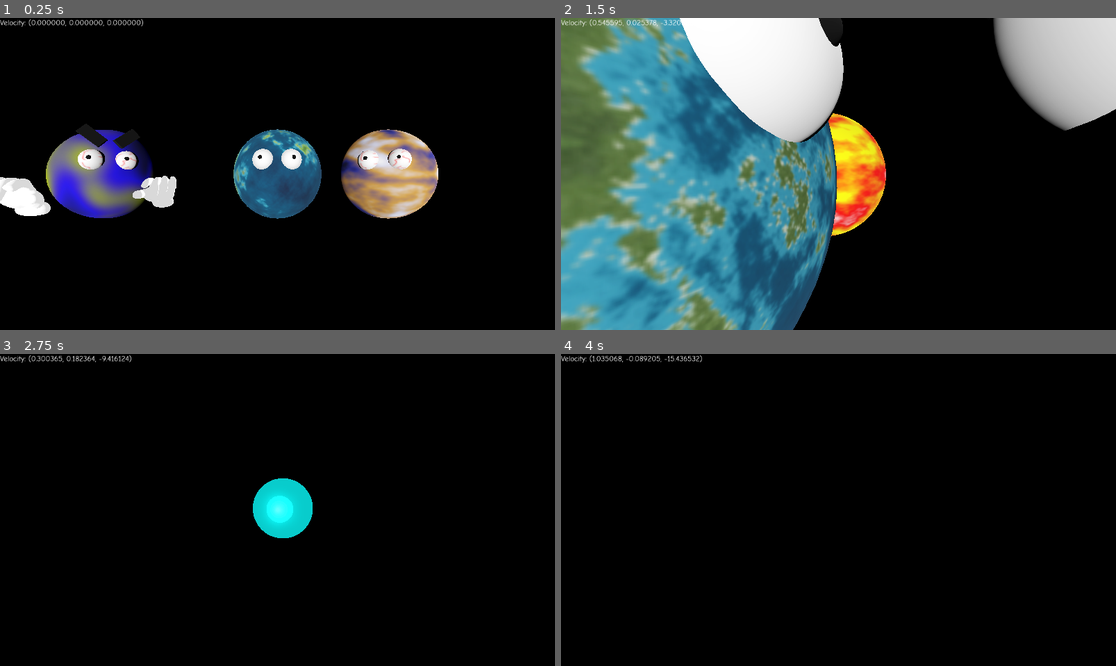
Above: before the commit, frames 1-4 (two rows, left to right).
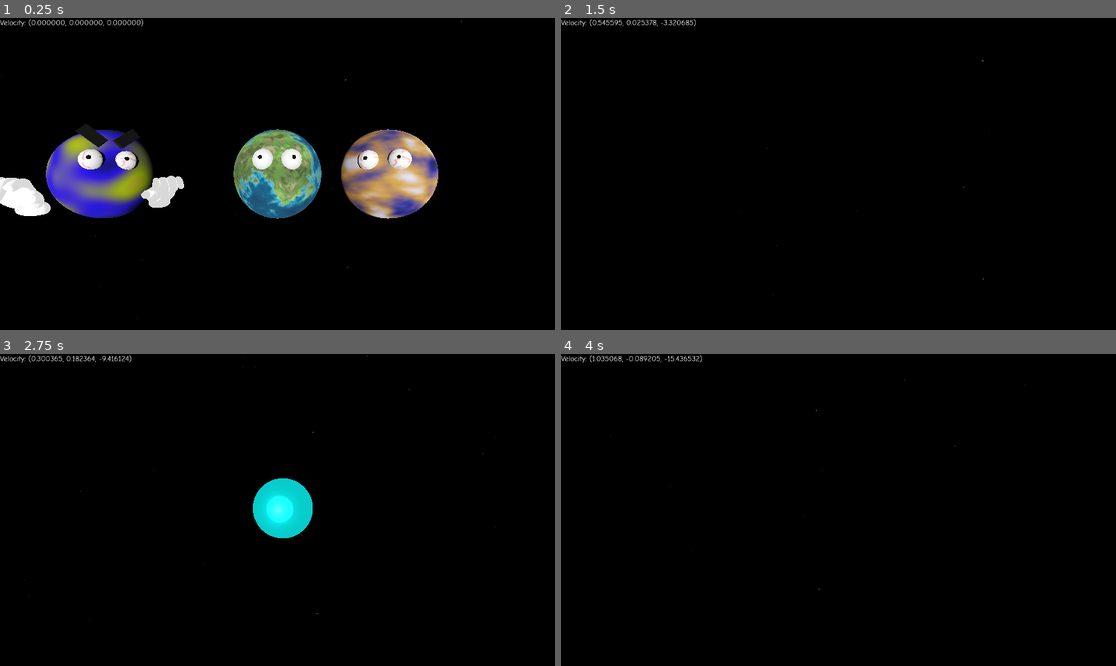
Above: after the commit, the same moments.

Repository: partkyle/godot-sparpg
Game: Godot game, scene res://game.tscn
Two runs of this game, one before a commit and one after it. Both use one fixed random seed, a clock stepped at 60 frames per second and the inputs below.
Inputs (mouse positions are in pixels of both pictures, inside the frame that each line leads up to):
- Up to frame 1 (0.25 s): no input
- Up to frame 2 (1.5 s): move the mouse to (866, 174) at 0.52 s; hold E (accelerate) from 0.53 s (still down); tap F (melee, bound only after the commit) at 0.6 s; move the mouse to (810, 174) at 1.27 s; tap Q (decelerate) at 1.35 s
- Up to frame 3 (2.75 s): keep holding E (accelerate); tap F (melee, bound only after the commit) at 1.55, 2.3 s; move the mouse to (288, 503) at 2.02 s; press the mouse at (288, 503) at 2.03 s
- Up to frame 4 (4 s): keep holding E (accelerate); move the mouse to (832, 516) at 2.77 s; release the mouse at (832, 516) at 2.78 s; tap F (melee, bound only after the commit) at 2.85, 3.6 s; move the mouse to (877, 513) at 3.52 s

The runs differ from the first frame. In frame 1, 7.9% of the frame differs, in the area x 8-84%, y 0-97%; in frame 2, 57%, in the area x 0-100%, y 0-100%; in frame 3, less than 0.1%; in frame 4, less than 0.1%.

Commit message:
multiple changes:
- create scene from hand and migrate sketchfab over to that
- add melee attack
- add sky shader and generate stars

Diff:
--- /dev/null
+++ b/entities/hand/hand.tscn
@@ -0,0 +1,5 @@
+[gd_scene load_steps=2 format=3 uid="uid://ytxhomuqwq3"]
+
+[ext_resource type="PackedScene" uid="uid://0s4pkcqm6vyr" path="res://n64_master_hand_smooth_ver/scene.gltf" id="1_25362"]
+
+[node name="Hand" instance=ExtResource("1_25362")]
--- a/entities/player/player.gd
+++ b/entities/player/player.gd
@@ -2,6 +2,8 @@
 class_name Player
 
 const EPSILON := 0.005
+
+@onready var ray_cast_3d: RayCast3D = $RayCast3D
 
 @export var acceleration_intensity := 5.0
 @export var deceleration_intensity := 5.0
@@ -10,7 +12,14 @@
 @export var stick_rotation_speed := rotation_speed * 2.0
 
 
+func handle_melee():
+	if Input.is_action_just_pressed("melee"):
+		if ray_cast_3d.is_colliding() and ray_cast_3d.get_collider().get_parent() is Planet:
+			global_position = lerp(global_position, ray_cast_3d.get_collision_point(), 0.9)
+
 func _physics_process(delta: float) -> void:
+	handle_melee()
+
 	if Input.is_action_pressed("shoot"):
 		Laser.create(get_tree().root, self.global_position, self.velocity, self.basis)
 
--- /dev/null
+++ b/entities/sky/sky.gdshader
@@ -0,0 +1,12 @@
+shader_type sky;
+
+uniform sampler2D noise: repeat_enable;
+uniform sampler3D noise3: repeat_enable;
+
+uniform float accumulated_offset = 0.0;
+
+void sky() {
+	COLOR = vec3(1.0, 1.0, 0.0) * smoothstep(0.8, 1.0, texture(noise3, EYEDIR + vec3(0.005, 0., 0.)).r);
+	COLOR += vec3(1.0) * smoothstep(0.75, 1.0, texture(noise3, EYEDIR + vec3( 0.015, 0.2, 0.)).r);
+	COLOR += vec3(.2, .2, .6) * smoothstep(0.86, 1.0, texture(noise3, EYEDIR + vec3(-0.025, -0.2, 0.)).r);
+}
--- a/game.tscn
+++ b/game.tscn
@@ -1,25 +1,43 @@
-[gd_scene load_steps=50 format=3 uid="uid://vbpgk5xc4kt2"]
+[gd_scene load_steps=55 format=3 uid="uid://vbpgk5xc4kt2"]
 
 [ext_resource type="Script" uid="uid://4tbts5iaml8k" path="res://entities/planet/planet.gd" id="1_80nbo"]
+[ext_resource type="Shader" uid="uid://cif876ifgykl2" path="res://entities/sky/sky.gdshader" id="1_hve3p"]
 [ext_resource type="Shader" uid="uid://cmonbjnvu1osx" path="res://entities/planet/planet.gdshader" id="2_feb5d"]
 [ext_resource type="Texture2D" uid="uid://cd8jbgjrnw6jo" path="res://entities/planet/assets/TexturesForPlanets-TerrestrialWorldsPack/Terrestrial1.png" id="3_fc0e3"]
 [ext_resource type="Texture2D" uid="uid://b6oyi1p2polxr" path="res://entities/planet/assets/bloodshot-eyes.png" id="4_fc0e3"]
-[ext_resource type="PackedScene" uid="uid://0s4pkcqm6vyr" path="res://n64_master_hand_smooth_ver/scene.gltf" id="4_vef74"]
 [ext_resource type="Script" uid="uid://bmganatsi74u5" path="res://entities/player/player.gd" id="5_7jktm"]
+[ext_resource type="PackedScene" uid="uid://ytxhomuqwq3" path="res://entities/hand/hand.tscn" id="5_hve3p"]
 [ext_resource type="Script" uid="uid://1j332kbulav0" path="res://mouse_handler.gd" id="6_j5wjh"]
 [ext_resource type="Script" uid="uid://cdmhq7sxrmkuv" path="res://ui/ui.gd" id="6_ryrav"]
 [ext_resource type="Theme" uid="uid://cpddxkl67rvai" path="res://ui/ui_theme.tres" id="7_eow3j"]
 
-[sub_resource type="ProceduralSkyMaterial" id="ProceduralSkyMaterial_7jktm"]
-sky_horizon_color = Color(0.662243, 0.671743, 0.686743, 1)
-ground_horizon_color = Color(0.662243, 0.671743, 0.686743, 1)
-
-[sub_resource type="Sky" id="Sky_ryrav"]
-sky_material = SubResource("ProceduralSkyMaterial_7jktm")
-
-[sub_resource type="Environment" id="Environment_eow3j"]
-background_mode = 1
-sky = SubResource("Sky_ryrav")
+[sub_resource type="FastNoiseLite" id="FastNoiseLite_hve3p"]
+
+[sub_resource type="NoiseTexture2D" id="NoiseTexture2D_mfdv2"]
+noise = SubResource("FastNoiseLite_hve3p")
+
+[sub_resource type="FastNoiseLite" id="FastNoiseLite_mfdv2"]
+noise_type = 3
+fractal_octaves = 10
+fractal_lacunarity = 2.9
+fractal_gain = 2.69
+
+[sub_resource type="NoiseTexture3D" id="NoiseTexture3D_iotsf"]
+seamless = true
+noise = SubResource("FastNoiseLite_mfdv2")
+
+[sub_resource type="ShaderMaterial" id="ShaderMaterial_hve3p"]
+shader = ExtResource("1_hve3p")
+shader_parameter/noise = SubResource("NoiseTexture2D_mfdv2")
+shader_parameter/noise3 = SubResource("NoiseTexture3D_iotsf")
+shader_parameter/accumulated_offset = 0.0
+
+[sub_resource type="Sky" id="Sky_lc2xo"]
+sky_material = SubResource("ShaderMaterial_hve3p")
+
+[sub_resource type="Environment" id="Environment_215e1"]
+background_mode = 2
+sky = SubResource("Sky_lc2xo")
 tonemap_mode = 2
 glow_enabled = true
 
@@ -152,7 +170,7 @@
 [node name="Game" type="Node3D"]
 
 [node name="WorldEnvironment" type="WorldEnvironment" parent="."]
-environment = SubResource("Environment_eow3j")
+environment = SubResource("Environment_215e1")
 
 [node name="Planet" type="Node3D" parent="." node_paths=PackedStringArray("player")]
 transform = Transform3D(-0.773403, 0, -0.633914, 0, 1, 0, 0.633914, 0, -0.773403, -1.91784, 0, 1.31947)
@@ -160,7 +178,7 @@
 player = NodePath("../Player")
 
 [node name="MeshInstance3D" type="MeshInstance3D" parent="Planet"]
-transform = Transform3D(0.549528, 0, 0.823917, 0, 1, 0, -0.823917, 0, 0.549528, 0, 0, 0)
+transform = Transform3D(-0.972867, 0, 0.172152, 0, 1, 0, -0.172152, 0, -0.972867, 0, 0, 0)
 mesh = SubResource("SphereMesh_vef74")
 
 [node name="Eyes" type="Node3D" parent="Planet"]
@@ -199,11 +217,11 @@
 [node name="CollisionShape3D" type="CollisionShape3D" parent="Planet/Area3D"]
 shape = SubResource("SphereShape3D_fc0e3")
 
-[node name="Sketchfab_Scene" parent="Planet" instance=ExtResource("4_vef74")]
+[node name="LeftHand" parent="Planet" instance=ExtResource("5_hve3p")]
+transform = Transform3D(0.32998, 2.88477e-08, -0.00366297, -2.88495e-08, 0.33, 3.75323e-17, -0.00366297, -3.20224e-10, -0.32998, -0.379856, -0.45235, -0.813058)
+
+[node name="RightHand" parent="Planet" instance=ExtResource("5_hve3p")]
 transform = Transform3D(-0.318866, 0, 0.0849986, 0, 0.33, 0, -0.0849986, 0, -0.318866, 0.513393, -0.45235, -0.620689)
-
-[node name="Sketchfab_Scene2" parent="Planet" instance=ExtResource("4_vef74")]
-transform = Transform3D(0.318866, 0, 0.0849986, 0, 0.33, 0, 0.0849986, 0, -0.318866, -0.379856, -0.45235, -0.813057)
 
 [node name="Planet2" type="Node3D" parent="." node_paths=PackedStringArray("player")]
 transform = Transform3D(-1, 0, -8.74228e-08, 0, 1, 0, 8.74228e-08, 0, -1, 0, 0, 1.32246)
@@ -211,7 +229,7 @@
 player = NodePath("../Player")
 
 [node name="MeshInstance3D" type="MeshInstance3D" parent="Planet2"]
-transform = Transform3D(0.549528, 0, 0.823917, 0, 1, 0, -0.823917, 0, 0.549528, 0, 0, 0)
+transform = Transform3D(-0.972867, 0, 0.172152, 0, 1, 0, -0.172152, 0, -0.972867, 0, 0, 0)
 mesh = SubResource("SphereMesh_mfdv2")
 
 [node name="Eyes" type="Node3D" parent="Planet2"]
@@ -248,7 +266,7 @@
 player = NodePath("../Player")
 
 [node name="MeshInstance3D" type="MeshInstance3D" parent="Planet3"]
-transform = Transform3D(0.549528, 0, 0.823917, 0, 1, 0, -0.823917, 0, 0.549528, 0, 0, 0)
+transform = Transform3D(-0.972867, 0, 0.172152, 0, 1, 0, -0.172152, 0, -0.972867, 0, 0, 0)
 mesh = SubResource("SphereMesh_x5p1p")
 
 [node name="Eyes" type="Node3D" parent="Planet3"]
@@ -286,7 +304,7 @@
 player = NodePath("../Player")
 
 [node name="MeshInstance3D" type="MeshInstance3D" parent="Sun"]
-transform = Transform3D(0.664378, 0, -0.768486, 0, 1, 0, 0.768486, 0, 0.664378, 0, 0, 0)
+transform = Transform3D(0.917937, 0, -0.456928, 0, 1, 0, 0.456928, 0, 0.917937, 0, 0, 0)
 mesh = SubResource("SphereMesh_80cx4")
 
 [node name="Area3D" type="Area3D" parent="Sun"]
@@ -306,11 +324,10 @@
 
 [node name="DirectionalLight3D" type="DirectionalLight3D" parent="Player"]
 
-[node name="Laser" type="RayCast3D" parent="Player"]
-target_position = Vector3(0, 0, -100)
+[node name="RayCast3D" type="RayCast3D" parent="Player"]
+target_position = Vector3(0, 0, -20)
 collide_with_areas = true
 collide_with_bodies = false
-debug_shape_custom_color = Color(0.876179, 0.18808, 0.403168, 1)
 
 [node name="MouseHandler" type="Node" parent="."]
 script = ExtResource("6_j5wjh")
--- a/project.godot
+++ b/project.godot
@@ -83,3 +83,8 @@
 "events": [Object(InputEventMouseButton,"resource_local_to_scene":false,"resource_name":"","device":-1,"window_id":0,"a …(253 unchanged characters)…
 ]
 }
+melee={
+"deadzone": 0.2,
+"events": [Object(InputEventKey,"resource_local_to_scene":false,"resource_name":"","device":-1,"window_id":0,"alt_pressed":false,"shift_pressed":false,"ctrl_pressed":false,"meta_pressed":false,"pressed":false,"keycode":0,"physical_keycode":70,"key_label":0,"unicode":102,"location":0,"echo":false,"script":null)
+]
+}
Not shown, added: entities/sky/sky.gdshader.uid
